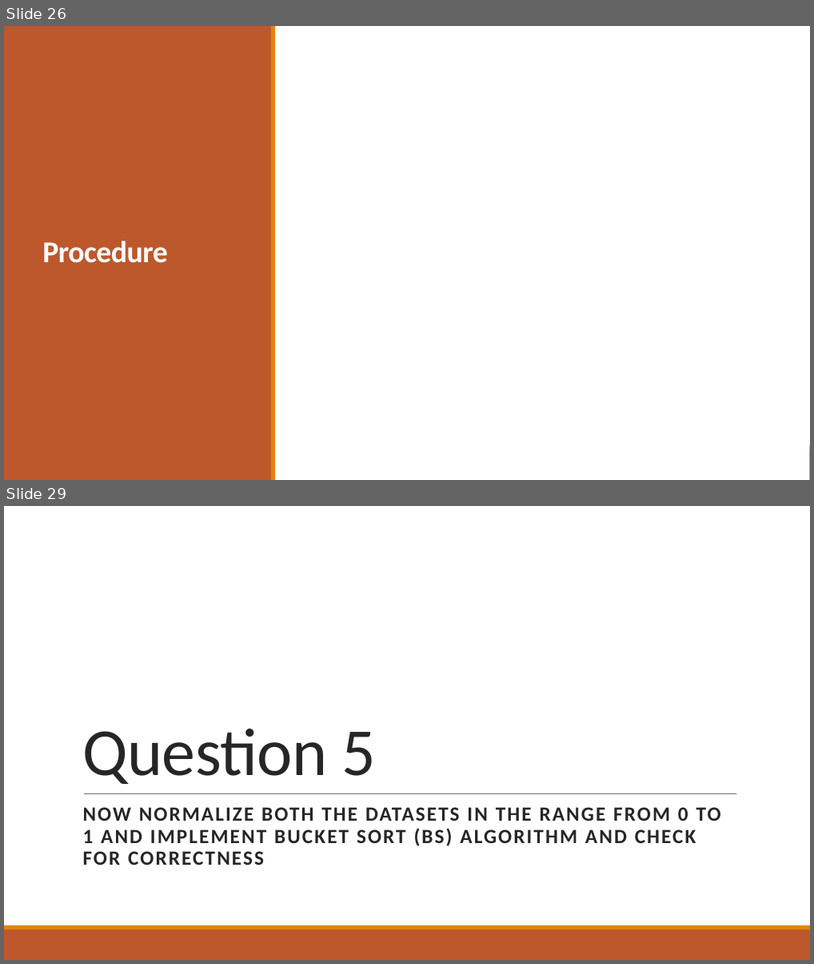
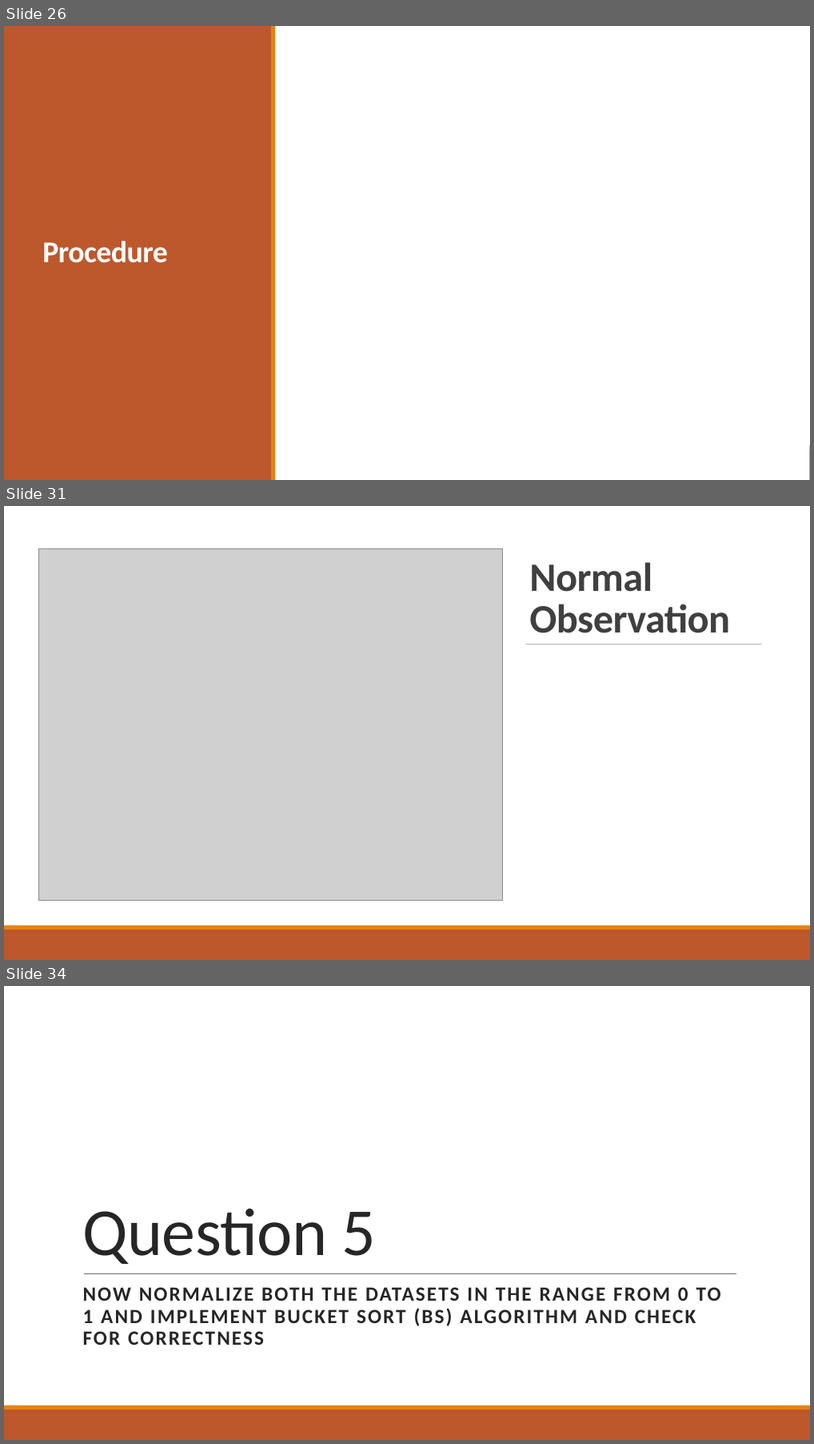
Before and after one commit to ayndp657/ALGORITHMLAB, a slide deck: Assignment 1/Assignment Presentation.pptx. Shown one above the other, each under a label of ours: slides 26 and 29 before the commit, slides 26, 31 and 34 after it; the slides between them are not shown. The pictures are 814x964 and 814x1444 pixels, drawn with LibreOffice and Linux fonts; fonts in the diff are those of the drawing; grey boxes stand for pictures; background and template pictures are left out. Boxes give left, top, right and bottom in pixels: in the first picture for what was removed or moved away, otherwise in the second. Text is boxed around its words. In the diff, an @@ line names an element or a change of style, - is before the commit and + after.

```diff
--- a/Assignment 1/Assignment Presentation.pptx
+++ b/Assignment 1/Assignment Presentation.pptx
@@ slide 31 added at (4,506,810,960), background #FFFFFF @@
@@ rectangle added at (4,506,810,925), fill #FFFFFF @@
@@ picture added at (38,548,503,900) @@
@@ title added at (530,562,730,633), 48 pt, text #404040, bold @@
+Normal Observation
@@ line added from (526, 644) to (762, 644), #808080 0.5 pt @@
@@ rectangle added at (4,925,810,929), fill #E48312 @@
@@ rectangle added at (4,929,810,960), fill #BD582C @@
@@ what was slide 29 is now slide 34 @@
```
Also in this commit, not shown: 1 slide changed, 4 other slides added, 1 other file.
